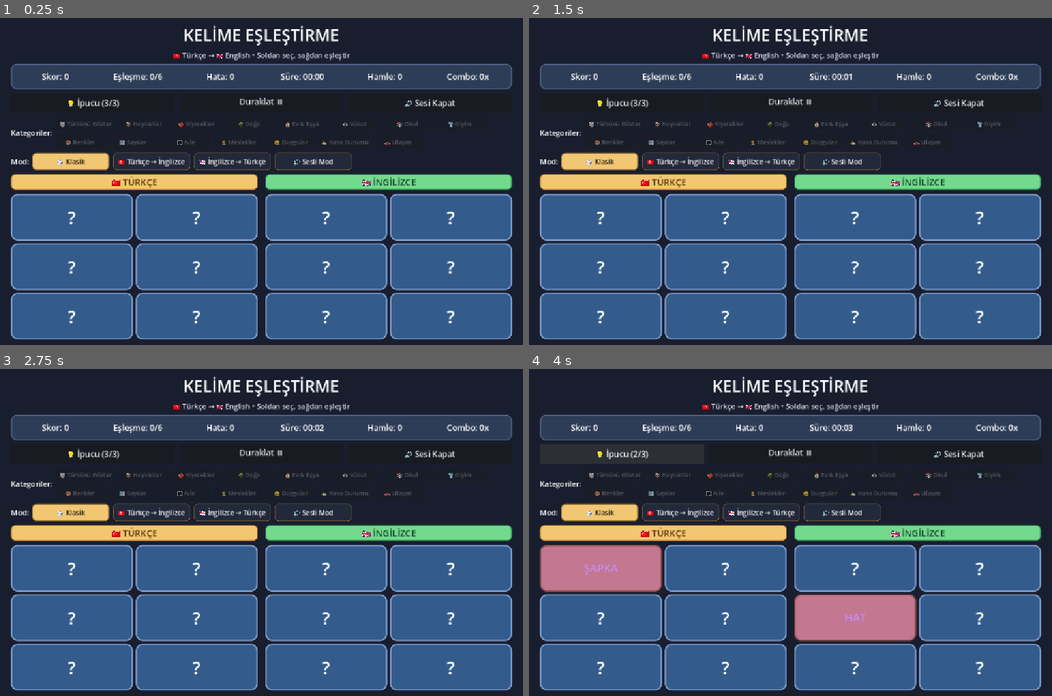
Above: before the commit, frames 1-4 (two rows, left to right).
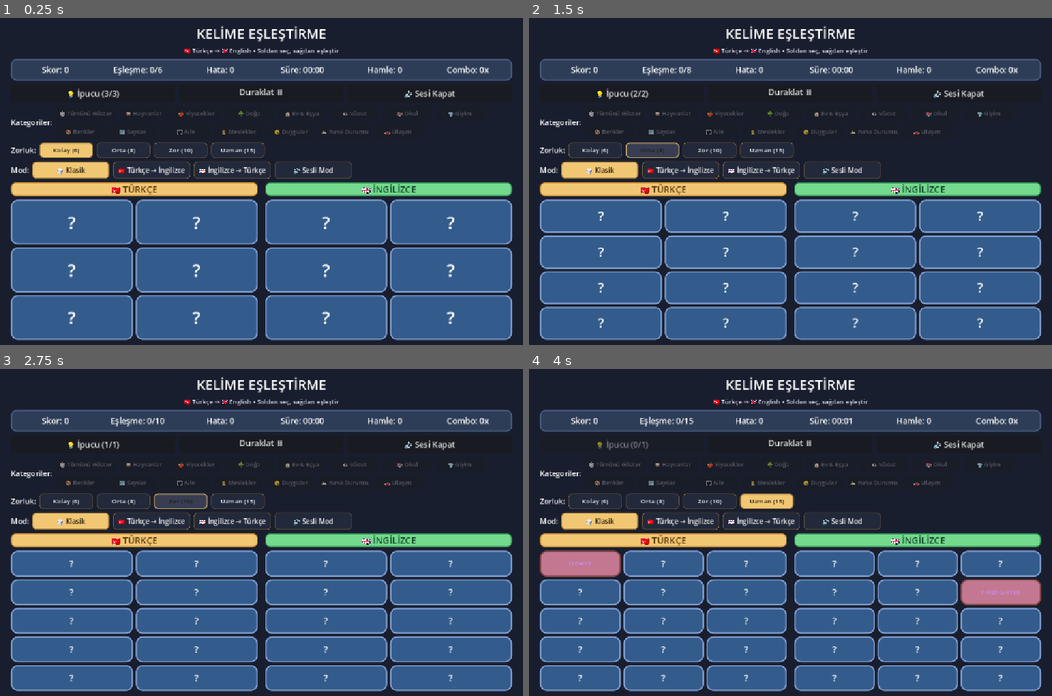
Above: after the commit, the same moments.

Repository: oktaycosar/kelime-eslestirme
Game: Godot game, scene res://scenes/Main.tscn
Same seed, same stepped clock (60 frames per second), same inputs: the game is played once before the commit and once after it.
Inputs (mouse positions are in pixels of both pictures, inside the frame that each line leads up to):
- Up to frame 1 (0.25 s): no input
- Up to frame 2 (1.5 s): click (596, 148) at 0.5 s, where only the run after the commit has a clickable "Kolay (6)"; click (654, 148) at 1.25 s, where only the run after the commit has a clickable "Orta (8)"
- Up to frame 3 (2.75 s): click (183, 499) at 2 s, where only the run after the commit has a clickable "Zor (10)"
- Up to frame 4 (4 s): click (764, 499) at 2.75 s, where only the run after the commit has a clickable "Uzman (15)"; click "💡 İpucu (3/3)" (after the commit: "💡 İpucu (1/1)") at 3.5 s

The runs differ from the first frame. In frame 1, 23% of the frame differs, in the area x 2-98%, y 2-99%; in frame 2, 27%; in frame 3, 28%; in frame 4, 35%.

Commit message:
ui: zorluk secici eklendi, ust alan sikistirildi, etiket hizasi duzeltildi
1) ZORLUK SECICI (asil eksik)
DifficultyManager dort zorlugu destekliyor, testleri geciyor, SaveManager zorluk
basi rekor tutuyordu -- ama arayuzde secici YOKTU; oyuncu hep Kolay oynuyordu
(README bunu "kod hazir, UI pasif" diye not dusmus). Main.tscn'e DifficultyBar
eklendi: Zorluk: Kolay (6) / Orta (8) / Zor (10) / Uzman (15). Butonlar
DifficultyManager.Difficulty uzerinden otomatik uretilir; yeni zorluk eklemek
icin yalnizca DifficultyManager.gd guncellenir. Gorsel dil mod butonlariyla ayni
(_apply_mode_button_style yeniden kullanildi: aktif = amber dolu).

2) "Kategoriler:" ETIKET HIZASI
Etiket HBox icinde dikey ortalanip iki satirin ortasina dusuyordu; ust hizalama
verildi, artik ilk kategori satiriyla hizali.

3) UST ALAN SIKISTIRILDI
Baslik fontu 36->30, alt baslik 16->14, skor bari 56->48, kontrol butonlari
44->38, sutun basliklari 36->30. Boylece yeni Zorluk satirinin (~40px) maliyeti
karsilandi.

4) KART BOYUTU
Kart yuksekligine ust sinir eklendi (BOARD_CELL_MAX_H=112): az kartli
zorluklarda kartlar asiri buyumuyor. Alt sinir (52) ve uyarlanabilir sutun
sayisi korundu; boylece 6/8/10/15 kart/sutun hepsinde duzgun yerlesiyor.

Olcum (check_layout, 4 zorluk):
  Kolay  2 sutun, kart 269x99
  Orta   2 sutun, kart 269x73
  Zor    2 sutun, kart 269x57
  Uzman  3 sutun, kart 177x57
  hepsi pencere icinde (son kart 708/720)
GameArea 321 -> 309 px (yeni Zorluk satiri nedeniyle ~12px azaldi).

TestRunner yalnizca adlandirilmis dugum yollarini dogruluyor; boyut/font veya
RootVBox cocuk sayisi iddiasi olmadigi icin etkilenmiyor.

Diff:
--- a/scenes/Main.tscn
+++ b/scenes/Main.tscn
@@ -99,7 +99,7 @@
 size_flags_horizontal = 3
 size_flags_vertical = 0
 mouse_filter = 2
-theme_override_font_sizes/font_size = 36
+theme_override_font_sizes/font_size = 30
 text = "KELİME EŞLEŞTİRME"
 horizontal_alignment = 1
 vertical_alignment = 1
@@ -109,7 +109,7 @@
 size_flags_horizontal = 3
 size_flags_vertical = 0
 mouse_filter = 2
-theme_override_font_sizes/font_size = 16
+theme_override_font_sizes/font_size = 14
 theme_override_colors/font_color = Color(0.85, 0.85, 0.92, 1)
 text = "🇹🇷 Türkçe → 🇬🇧 English • Soldan seç, sağdan eşleştir"
 horizontal_alignment = 1
@@ -119,7 +119,7 @@
 layout_mode = 2
 size_flags_horizontal = 3
 size_flags_vertical = 0
-custom_minimum_size = Vector2(0, 56)
+custom_minimum_size = Vector2(0, 48)
 mouse_filter = 2
 theme_override_styles/panel = SubResource("header_style")
 
@@ -209,7 +209,7 @@
 layout_mode = 2
 size_flags_horizontal = 3
 size_flags_vertical = 3
-custom_minimum_size = Vector2(180, 44)
+custom_minimum_size = Vector2(180, 38)
 mouse_filter = 0
 theme_override_font_sizes/font_size = 18
 text = "💡 İpucu (3/3)"
@@ -218,7 +218,7 @@
 layout_mode = 2
 size_flags_horizontal = 3
 size_flags_vertical = 3
-custom_minimum_size = Vector2(180, 44)
+custom_minimum_size = Vector2(180, 38)
 mouse_filter = 0
 theme_override_font_sizes/font_size = 18
 text = "Duraklat ⏸"
@@ -227,7 +227,7 @@
 layout_mode = 2
 size_flags_horizontal = 3
 size_flags_vertical = 3
-custom_minimum_size = Vector2(180, 44)
+custom_minimum_size = Vector2(180, 38)
 mouse_filter = 0
 theme_override_font_sizes/font_size = 18
 text = "🔊 Sesi Kapat"
@@ -244,6 +244,7 @@
 layout_mode = 2
 size_flags_horizontal = 0
 size_flags_vertical = 1
+vertical_alignment = 0
 mouse_filter = 2
 theme_override_font_sizes/font_size = 16
 text = "Kategoriler:"
@@ -257,7 +258,7 @@
 theme_override_constants/v_separation = 8
 mouse_filter = 2
 
-[node name="GameModeBar" type="HBoxContainer" parent="RootVBox"]
+[node name="DifficultyBar" type="HBoxContainer" parent="RootVBox"]
 layout_mode = 2
 size_flags_horizontal = 3
 size_flags_vertical = 0
@@ -265,6 +266,31 @@
 alignment = 1
 mouse_filter = 2
 
+[node name="DifficultyTitle" type="Label" parent="RootVBox/DifficultyBar"]
+layout_mode = 2
+size_flags_horizontal = 0
+size_flags_vertical = 1
+mouse_filter = 2
+theme_override_font_sizes/font_size = 16
+text = "Zorluk:"
+vertical_alignment = 1
+
+[node name="DifficultyFlow" type="HFlowContainer" parent="RootVBox/DifficultyBar"]
+layout_mode = 2
+size_flags_horizontal = 3
+size_flags_vertical = 1
+theme_override_constants/h_separation = 8
+theme_override_constants/v_separation = 8
+mouse_filter = 2
+
+[node name="GameModeBar" type="HBoxContainer" parent="RootVBox"]
+layout_mode = 2
+size_flags_horizontal = 3
+size_flags_vertical = 0
+theme_override_constants/separation = 8
+alignment = 1
+mouse_filter = 2
+
 [node name="GameModeTitle" type="Label" parent="RootVBox/GameModeBar"]
 layout_mode = 2
 size_flags_horizontal = 0
@@ -305,7 +331,7 @@
 layout_mode = 2
 size_flags_horizontal = 3
 size_flags_vertical = 0
-custom_minimum_size = Vector2(0, 36)
+custom_minimum_size = Vector2(0, 30)
 mouse_filter = 2
 theme_override_styles/panel = SubResource("turkish_header_style")
 
@@ -327,7 +353,7 @@
 layout_mode = 2
 size_flags_horizontal = 3
 size_flags_vertical = 0
-custom_minimum_size = Vector2(0, 36)
+custom_minimum_size = Vector2(0, 30)
 mouse_filter = 2
 theme_override_styles/panel = SubResource("english_header_style")
 
--- a/scripts/Main.gd
+++ b/scripts/Main.gd
@@ -24,6 +24,9 @@
 # Oyun modu cubugu (Mod: Klasik / TR-EN / ...) - kategori cubugundan bagimsiz
 const MODE_BUTTON_SIZE := Vector2(170, 38)
 const MODE_FONT_SIZE := 15
+# Zorluk cubugu (Zorluk: Kolay / Orta / Zor / Uzman)
+const DIFFICULTY_BUTTON_SIZE := Vector2(118, 34)
+const DIFFICULTY_FONT_SIZE := 14
 
 @onready var title_label: Label = $RootVBox/TitleLabel
 @onready var subtitle_label: Label = $RootVBox/SubtitleLabel
@@ -31,6 +34,7 @@
 @onready var english_cards_container: GridContainer = $RootVBox/GameArea/ColumnsHBox/EnglishColumn/EnglishCards
 @onready var connection_ribbon: Control = $RootVBox/GameArea/ConnectionRibbon
 @onready var game_area: Control = $RootVBox/GameArea
+@onready var difficulty_flow: HFlowContainer = $RootVBox/DifficultyBar/DifficultyFlow
 @onready var game_over_panel = $GameOverPanel
 @onready var hint_button: Button = $RootVBox/ControlBar/HintButton
 @onready var pause_button: Button = $RootVBox/ControlBar/PauseButton
@@ -70,6 +74,9 @@
 # Oyun modu butonu referansları: { GameMode (int) -> Button }
 var mode_buttons: Dictionary = {}
 
+# Zorluk butonu referanslari: { Difficulty (int) -> Button }
+var difficulty_buttons: Dictionary = {}
+
 # Yeni oyun başlatılırken kategori değişikliği kaynaklı mı?
 # (avoid infinite recursion: category change -> new_game -> ... )
 var _suppress_category_restart: bool = false
@@ -146,6 +153,8 @@
 																_apply_category_button_states()
 																_build_mode_buttons()
 																_apply_mode_button_states()
+																_build_difficulty_buttons()
+																_apply_difficulty_button_states()
 																_new_game()
 																print("DEBUG done, name=", name, " id=", get_instance_id(), " cards=", cards.size())
 
@@ -812,6 +821,7 @@
 const BOARD_SEPARATION := 6.0     # kartlar arasi bosluk (px)
 const BOARD_CELL_MIN_H := 52.0    # okunabilir en kucuk kart yuksekligi
 const BOARD_CELL_MIN_W := 88.0    # en kucuk kart genisligi
+const BOARD_CELL_MAX_H := 112.0   # asiri buyumesin (az kartli zorluklarda)
 const BOARD_COLUMNS_GAP := 16.0   # TR ve EN sutunlari arasi bosluk (ColumnsHBox)
 
 
@@ -836,7 +846,7 @@
 	# Hucre boyutu: mevcut alani satir/sutun sayisina bol (bosluklari duserek).
 	var cell_h: float = (area.y - float(rows - 1) * BOARD_SEPARATION) / float(rows)
 	var cell_w: float = (side_w - float(cols - 1) * BOARD_SEPARATION) / float(cols)
-	cell_h = maxf(cell_h, BOARD_CELL_MIN_H)
+	cell_h = clampf(cell_h, BOARD_CELL_MIN_H, BOARD_CELL_MAX_H)
 	cell_w = maxf(cell_w, BOARD_CELL_MIN_W)
 
 	for container in [turkish_cards_container, english_cards_container]:
@@ -854,3 +864,58 @@
 		if needed <= avail_h:
 			return cols
 	return n
+
+
+# ============================================================
+# Zorluk secici (Zorluk: Kolay / Orta / Zor / Uzman)
+# ============================================================
+# DifficultyManager dort zorluk destekliyordu ve testleri vardi ama arayuzde
+# secici yoktu; oyuncu hep Kolay oynuyordu. Butonlar DifficultyManager uzerinden
+# OTOMATIK uretilir -- yeni zorluk eklemek icin yalnizca DifficultyManager.gd
+# guncellenir, Main.gd'ye dokunulmaz.
+
+func _build_difficulty_buttons() -> void:
+	if difficulty_flow == null:
+		push_warning("Main.gd: DifficultyFlow node bulunamadi - zorluk butonlari olusturulamadi.")
+		return
+	# Idempotent guard (TestRunner ikinci cagri guvenligi)
+	if difficulty_buttons.size() > 0:
+		return
+	for d in DifficultyManager.Difficulty.values():
+		var btn: Button = Button.new()
+		btn.name = "Diff_%d" % d
+		btn.text = "%s (%d)" % [
+			DifficultyManager.get_difficulty_label_pretty(d),
+			DifficultyManager.get_pair_count(d),
+		]
+		btn.toggle_mode = false
+		btn.custom_minimum_size = DIFFICULTY_BUTTON_SIZE
+		btn.add_theme_font_size_override("font_size", DIFFICULTY_FONT_SIZE)
+		btn.mouse_filter = Control.MOUSE_FILTER_STOP
+		btn.tooltip_text = "%s: %d cift, %d ipucu hakki" % [
+			DifficultyManager.get_difficulty_label_pretty(d),
+			DifficultyManager.get_pair_count(d),
+			DifficultyManager.get_hint_count(d),
+		]
+		btn.set_meta("difficulty", d)
+		# Mod butonlariyla ayni gorsel dil (amber outline / amber dolu)
+		_apply_mode_button_style(btn, false)
+		btn.pressed.connect(_on_difficulty_button_pressed.bind(d))
+		difficulty_flow.add_child(btn)
+		difficulty_buttons[d] = btn
+
+
+# Aktif zorluga gore butonlarin gorsel durumunu senkronize et (tiklama olmadan).
+func _apply_difficulty_button_states() -> void:
+	var active: int = DifficultyManager.current_difficulty
+	for d in difficulty_buttons.keys():
+		_apply_mode_button_style(difficulty_buttons[d], d == active)
+
+
+# Zorluk butonuna basildi: zorlugu degistir, butonlari guncelle, yeni oyun kur.
+func _on_difficulty_button_pressed(difficulty: int) -> void:
+	if DifficultyManager.current_difficulty == difficulty:
+		return
+	DifficultyManager.set_difficulty(difficulty)
+	_apply_difficulty_button_states()
+	_new_game()
